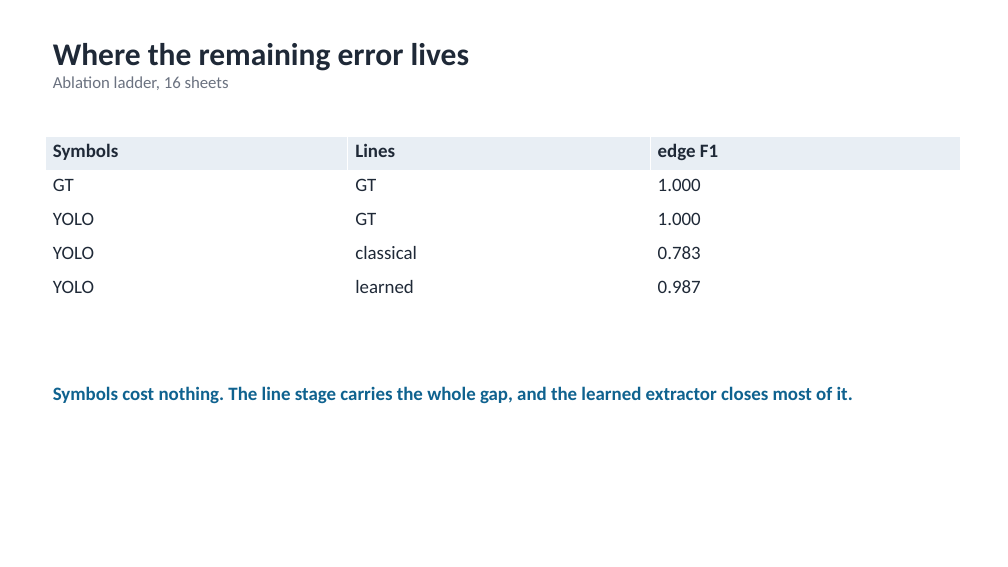
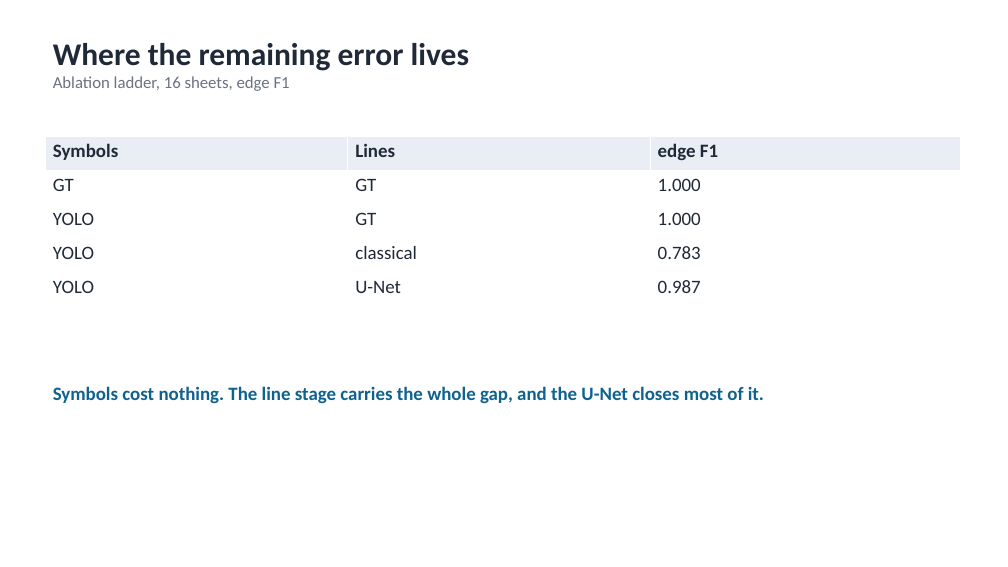
Before and after one commit to WeiKangda/PnIDAgent, a slide deck: slide 8 of weekly_update/2026-09-21_pipeline_accuracy_update.pptx (slide 10 before the commit). Drawn at 1008x567 pixels with LibreOffice and Linux fonts; fonts in the diff are those of the drawing. Boxes give left, top, right and bottom in pixels: in the first picture for what was removed or moved away, otherwise in the second. Text is boxed around its words. In the diff, an @@ line names an element or a change of style, - is before the commit and + after.

```diff
--- a/weekly_update/2026-09-21_pipeline_accuracy_update.pptx
+++ b/weekly_update/2026-09-21_pipeline_accuracy_update.pptx
@@ text at bbox=[53, 76, 290, 91]: text changed @@
-Ablation ladder, 16 sheets
+Ablation ladder, 16 sheets, edge F1
@@ table at bbox=[45, 136, 960, 306] @@
-row 5, column 2: learned
+row 5, column 2: U-Net
@@ text at bbox=[53, 386, 764, 404]: text changed @@
-Symbols cost nothing. The line stage carries the whole gap, and the learned extractor closes most of it.
+Symbols cost nothing. The line stage carries the whole gap, and the U-Net closes most of it.
```
Also in this commit, not shown: 6 other slides changed, 4 slides added, 7 slides removed, 4 other files.
